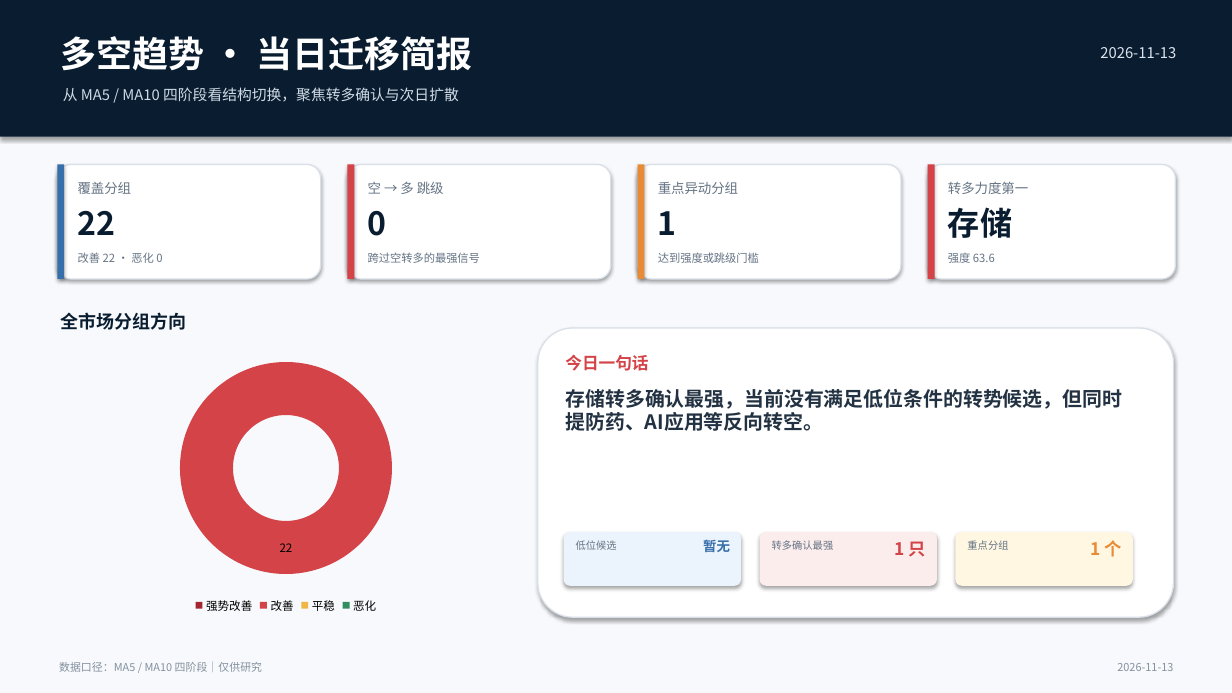
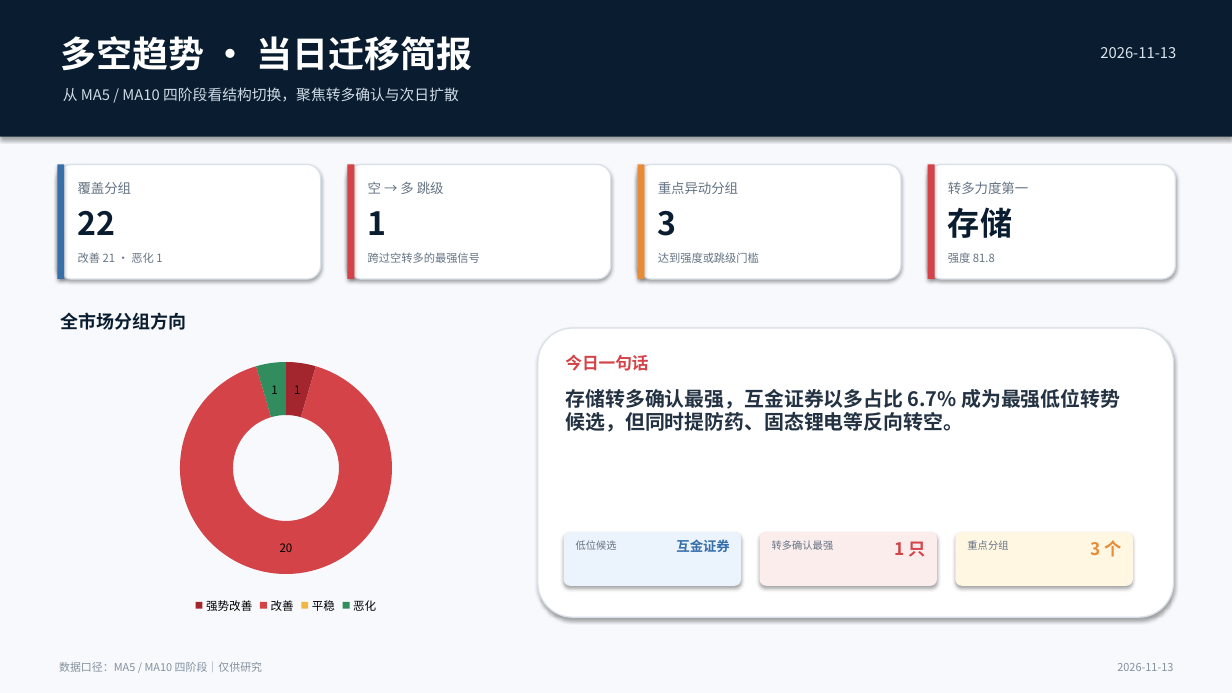
Before and after one commit to nancybhc/a-share-blast-lab, a slide deck: slide 1 of assets/多空阶段简报_2026-11-13.pptx. Drawn at 1232x693 pixels with LibreOffice and Linux fonts; fonts in the diff are those of the drawing. Boxes give left, top, right and bottom in pixels: in the first picture for what was removed or moved away, otherwise in the second. Text is boxed around its words. In the diff, an @@ line names an element or a change of style, - is before the commit and + after.

```diff
--- a/assets/多空阶段简报_2026-11-13.pptx
+++ b/assets/多空阶段简报_2026-11-13.pptx
@@ text at [368,211,387,235]: text changed @@
-0
+1
@@ text at [658,211,677,236]: text changed @@
-1
+3
@@ text at [78,252,162,263]: text changed @@
-改善 22 · 恶化 0
+改善 21 · 恶化 1
@@ text at [948,253,995,263]: text changed @@
-强度 63.6
+强度 81.8
@@ doughnut chart at [67,349,506,617] @@
@@ Series 1, 强势改善: 0 to 1 @@
@@ Series 1, 改善: 22 to 20 @@
@@ Series 1, 恶化: 0 to 1 @@
@@ text at [566,389,1120,432]: text changed @@
-存储转多确认最强，当前没有满足低位条件的转势候选，但同时提防药、AI应用等反向转空。
+存储转多确认最强，互金证券以多占比 6.7% 成为最强低位转势候选，但同时提防药、固态锂电等反向转空。
@@ text at [676,539,730,552]: text changed @@
-暂无
+互金证券
@@ text at [1090,540,1122,557]: text changed @@
-1 个
+3 个
```
Also in this commit, not shown: 3 other slides changed, 11 other files.
